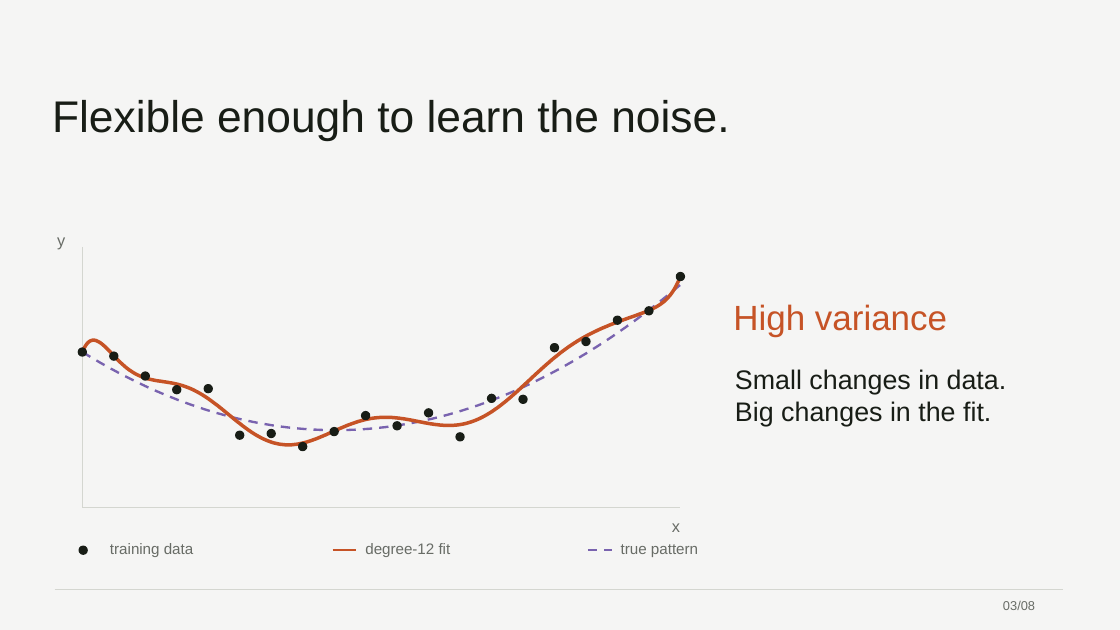
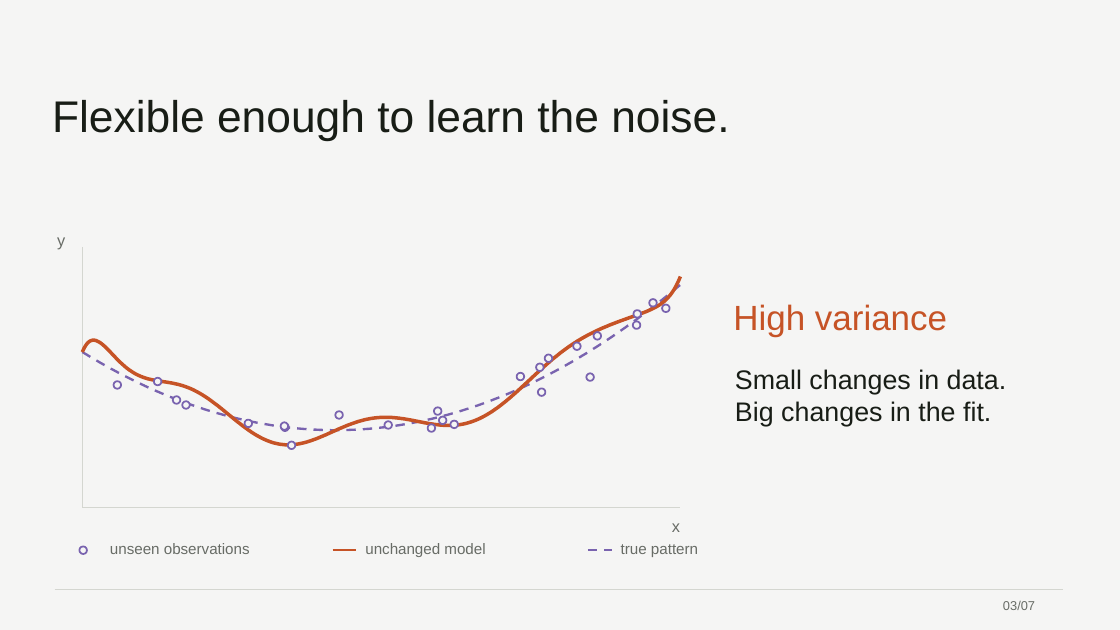
Before and after one commit to 0xABAN/classes, a slide deck: slide 3 of cmpsc-448/presentation/bias-variance-tradeoff.pptx. Drawn at 1120x630 pixels with LibreOffice and Linux fonts; fonts in the diff are those of the drawing. Boxes give left, top, right and bottom in pixels: in the first picture for what was removed or moved away, otherwise in the second. Text is boxed around its words. In the diff, an @@ line names an element or a change of style, - is before the commit and + after.

Commit message:
refactor(cmpsc-448): delay the good-fit reveal
open with two fits and compare them on identical unseen points
before revealing the good model, removing the redundant fourth slide

```diff
--- a/cmpsc-448/presentation/bias-variance-tradeoff.pptx
+++ b/cmpsc-448/presentation/bias-variance-tradeoff.pptx
@@ ellipse added at [649,299,657,307], fill #F5F5F4, outline #7963AF 1.5 pt @@
@@ ellipse: place and size @@
-ellipse at [614,317,622,324]
+ellipse at [633,322,640,329]
@@ 3 ellipses: place and size @@
-3 ellipses at [299,308,653,450]
+3 ellipses at [288,310,641,450]
@@ fill #181D16 to #F5F5F4; outline #181D16 1.5 pt to #7963AF 1.5 pt in 20 elements at [79,546,87,554], [385,421,392,429], [434,408,442,415], [288,442,296,450], [634,310,641,318], [573,343,581,350], [173,397,181,404], [154,378,161,386], [544,355,552,362], [281,423,289,431], [335,412,343,419], [633,322,640,329], [450,421,458,429], [245,420,252,428], [538,388,545,396], [182,402,190,409], [113,381,121,389], [281,423,288,430], [517,373,524,381], [662,305,670,313] @@
@@ ellipse: place and size @@
-ellipse at [676,273,684,281]
+ellipse at [662,305,670,313]
@@ ellipse removed at [79,349,87,356] @@
@@ ellipse: place and size @@
-ellipse at [551,344,559,351]
+ellipse at [544,355,552,362]
@@ ellipse: place and size @@
-ellipse at [582,338,590,345]
+ellipse at [573,343,581,350]
@@ ellipse added at [594,332,602,339], fill #F5F5F4, outline #7963AF 1.5 pt @@
@@ ellipse: place and size @@
-ellipse at [110,352,118,360]
+ellipse at [113,381,121,389]
@@ ellipse: place and size @@
-ellipse at [141,372,149,380]
+ellipse at [154,378,161,386]
@@ ellipse: place and size @@
-ellipse at [488,395,496,402]
+ellipse at [517,373,524,381]
@@ ellipse added at [536,364,544,371], fill #F5F5F4, outline #7963AF 1.5 pt @@
@@ ellipse: place and size @@
-ellipse at [519,396,527,403]
+ellipse at [538,388,545,396]
@@ ellipse added at [586,373,594,381], fill #F5F5F4, outline #7963AF 1.5 pt @@
@@ ellipse: place and size @@
-ellipse at [173,386,181,393]
+ellipse at [173,397,181,404]
@@ ellipse: place and size @@
-ellipse at [204,385,212,392]
+ellipse at [182,402,190,409]
@@ ellipse: place and size @@
-ellipse at [362,412,370,419]
+ellipse at [335,412,343,419]
@@ ellipse: place and size @@
-ellipse at [425,409,433,417]
+ellipse at [434,408,442,415]
@@ ellipse added at [439,417,446,424], fill #F5F5F4, outline #7963AF 1.5 pt @@
@@ ellipse: place and size @@
-ellipse at [236,432,244,439]
+ellipse at [245,420,252,428]
@@ ellipse: place and size @@
-ellipse at [267,430,275,438]
+ellipse at [281,423,289,431]
@@ ellipse: place and size @@
-ellipse at [330,428,338,435]
+ellipse at [281,423,288,430]
@@ ellipse added at [428,424,435,432], fill #F5F5F4, outline #7963AF 1.5 pt @@
@@ ellipse: place and size @@
-ellipse at [456,434,464,441]
+ellipse at [450,421,458,429]
@@ text at [110,543,250,554]: text changed @@
-training data
+unseen observations
@@ text at [365,543,485,557]: text changed @@
-degree-12 fit
+unchanged model
@@ text at [1003,601,1035,610]: text changed @@
-03/08
+03/07
```
Also in this commit, not shown: 6 other slides changed, 1 slide removed, 3 other files.
